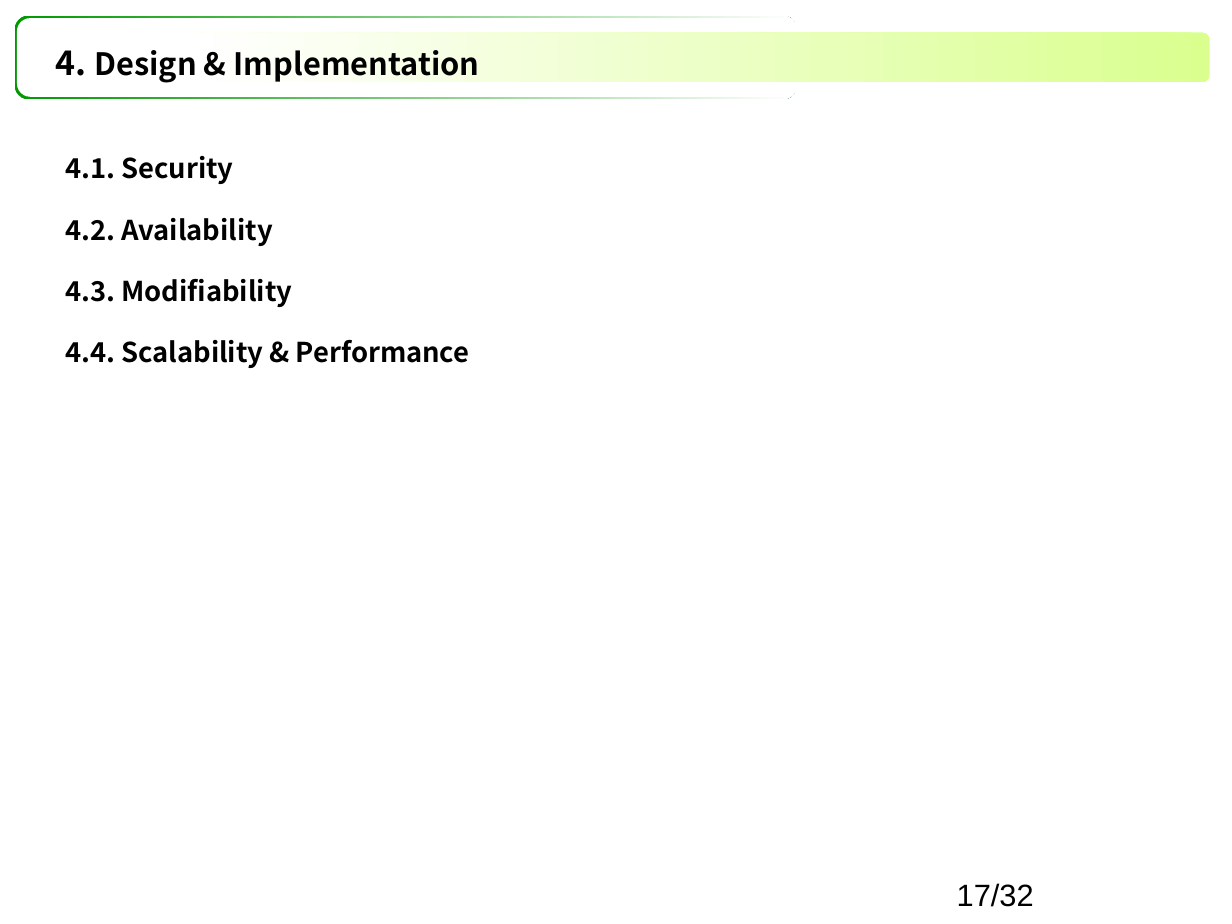
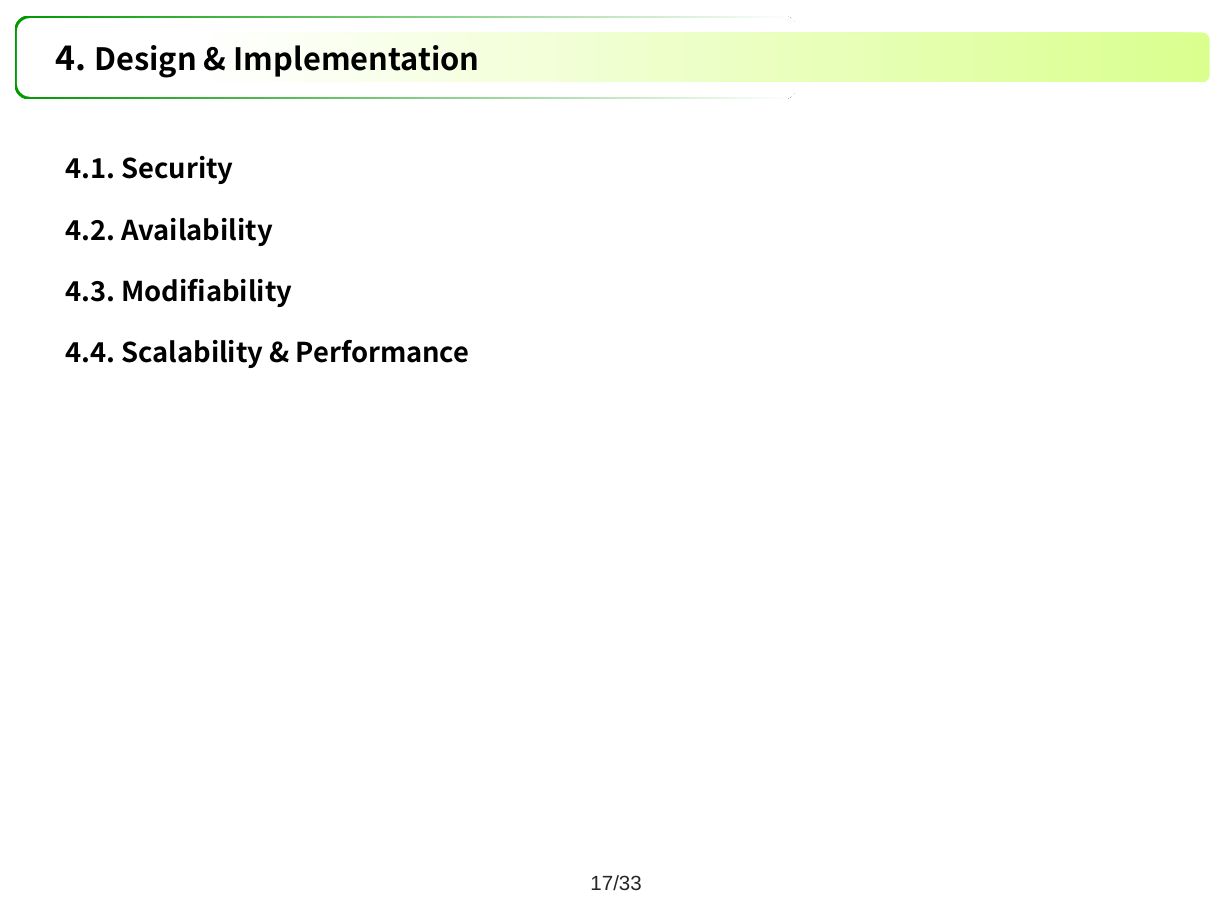
Before and after one commit to youkkwon/smarthome, a slide deck: slide 17 of doc/Docs/IoT System Final Presentation_06271447.pptx. Drawn at 1232x924 pixels with LibreOffice and Linux fonts; fonts in the diff are those of the drawing. Boxes give left, top, right and bottom in pixels: in the first picture for what was removed or moved away, otherwise in the second. Text is boxed around its words. In the diff, an @@ line names an element or a change of style, - is before the commit and + after.

```diff
--- a/doc/Docs/IoT System Final Presentation_06271447.pptx
+++ b/doc/Docs/IoT System Final Presentation_06271447.pptx
@@ title "4. Design & Implementation": place and size @@
-title "4. Design & Implementation" at bbox=[56, 50, 480, 83]
+title "4. Design & Implementation" at bbox=[56, 45, 480, 78]
@@ page number added at bbox=[590, 875, 641, 890], 12 pt, text #262626 @@
+17/33
@@ page number removed at bbox=[957, 883, 1034, 907] @@
-17/32
```
Also in this commit, not shown: 39 other slides changed.
